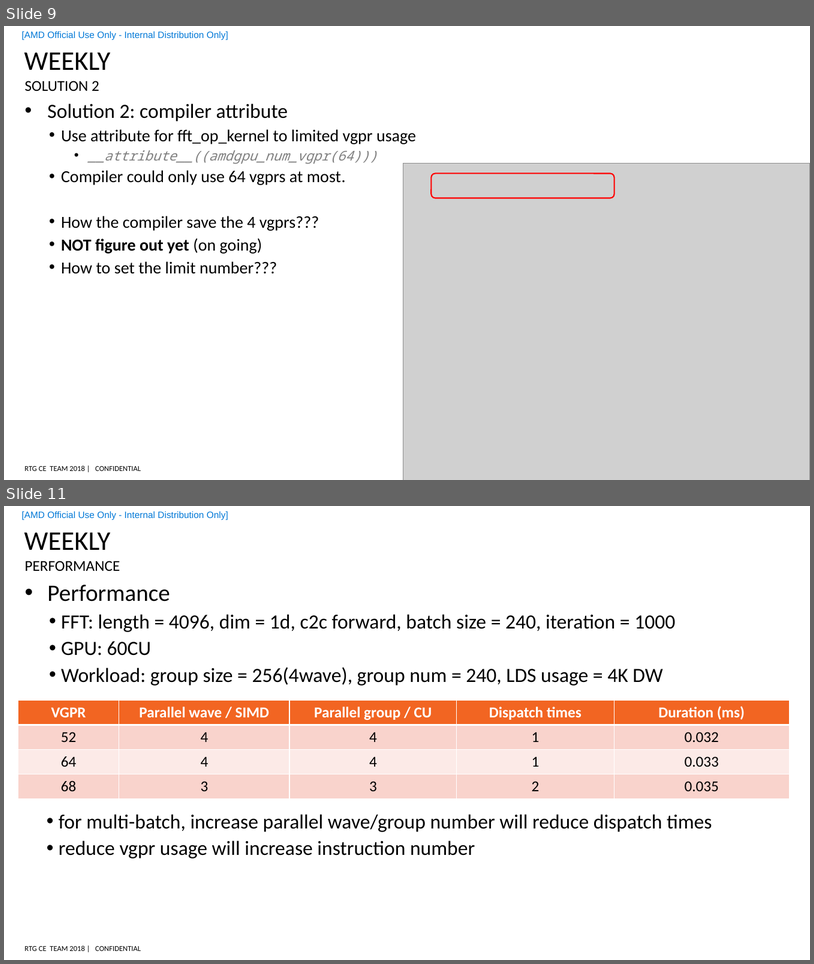
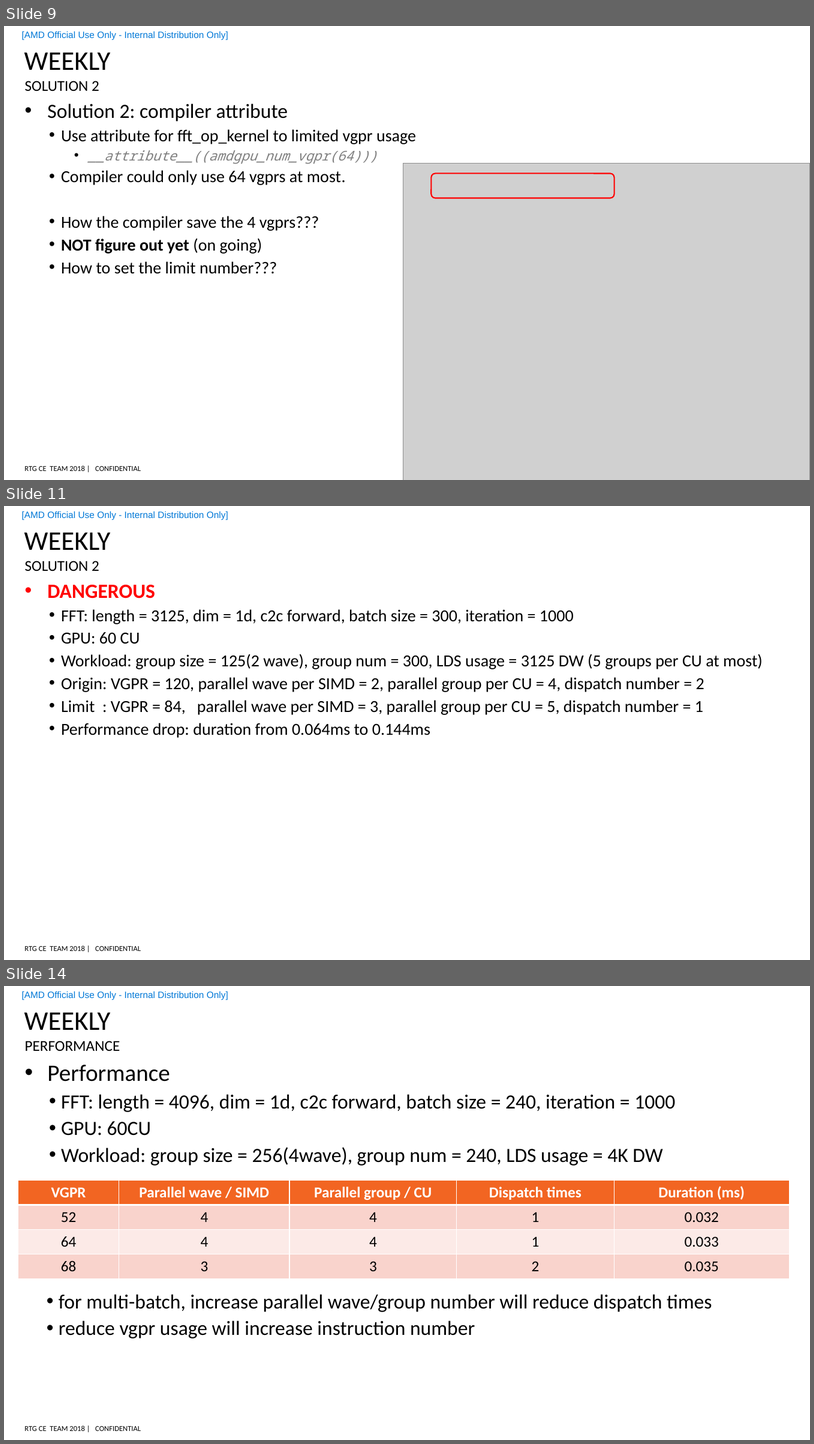
Before and after one commit to feifei14119/fft_test, a slide deck: work_vgpr_4096/reduce vgpr.pptx. Shown one above the other, each under a label of ours: slides 9 and 11 before the commit, slides 9, 11 and 14 after it; the slides between them are not shown. The pictures are 814x964 and 814x1444 pixels, drawn with LibreOffice and Linux fonts; fonts in the diff are those of the drawing; grey boxes stand for pictures; background and template pictures are left out. Boxes give left, top, right and bottom in pixels: in the first picture for what was removed or moved away, otherwise in the second. Text is boxed around its words. In the diff, an @@ line names an element or a change of style, - is before the commit and + after.

Commit message:
vgpr usage test for 3125

```diff
--- a/work_vgpr_4096/reduce vgpr.pptx
+++ b/work_vgpr_4096/reduce vgpr.pptx
@@ slide 11 added at [4, 506, 810, 960], background #FFFFFF; not listed: 3 template elements that a slide beside it also shows @@
@@ title added at [24, 532, 111, 550], 32 pt, text #000000 @@
+WEEKLY
@@ text added at [25, 561, 99, 571], 18 pt, text #000000 @@
+SOLUTION 2
@@ text added at [47, 585, 763, 738], 20 pt, text #000000 @@
+• DANGEROUS
+  • FFT: length = 3125, dim = 1d, c2c forward, batch size = 300, iteration = 1000
+  • GPU: 60 CU
+  • Workload: group size = 125(2 wave), group num = 300, LDS usage = 3125 DW (5 groups per CU at most)
+  • Origin: VGPR = 120, parallel wave per SIMD = 2, parallel group per CU = 4, dispatch number = 2
+  • Limit : VGPR = 84, parallel wave per SIMD = 3, parallel group per CU = 5, dispatch number = 1
+  • Performance drop: duration from 0.064ms to 0.144ms
@@ what was slide 11 is now slide 14 @@
```
Also in this commit, not shown: 2 slides changed, 2 other slides added, 13 other files.
